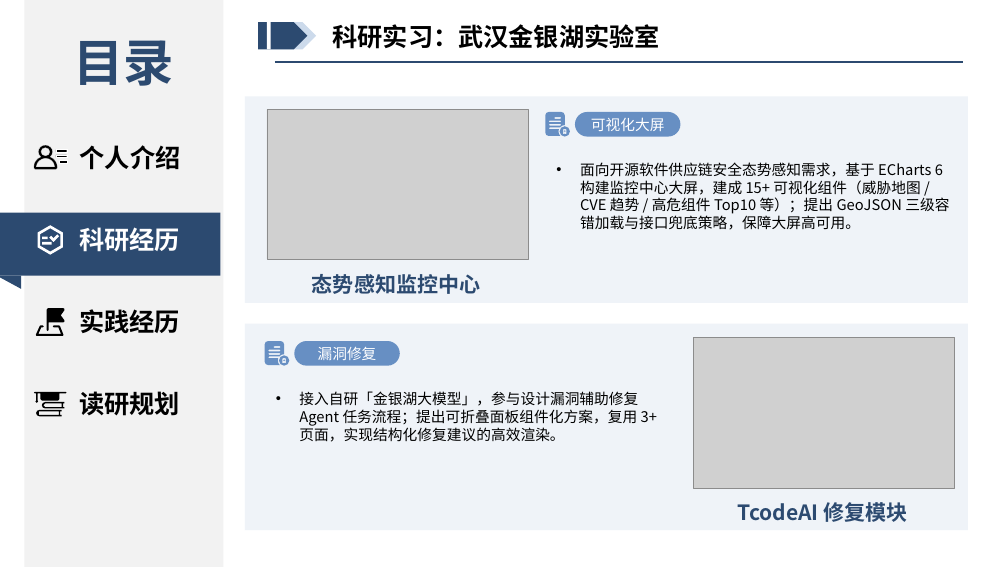
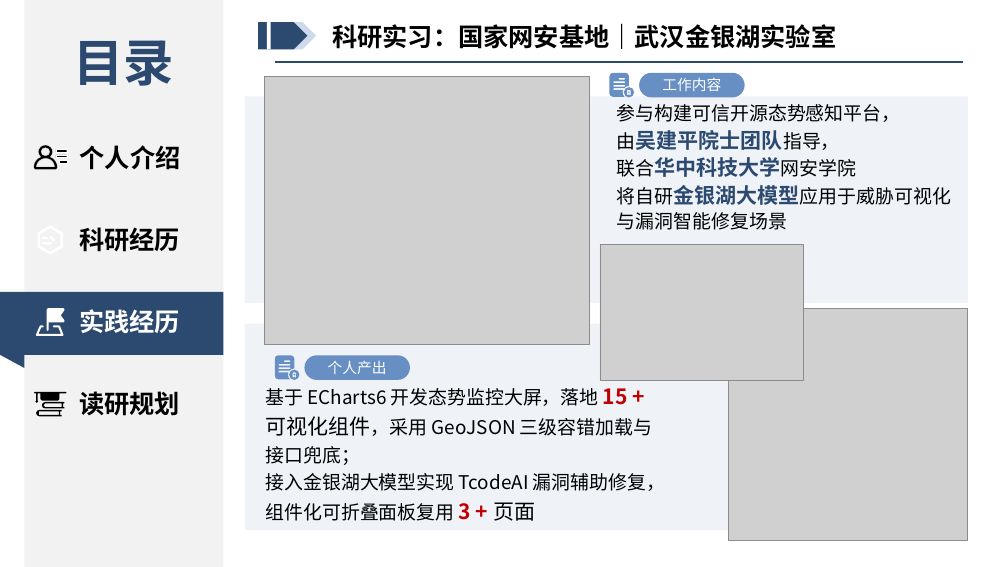
Before and after one commit to xiaofei777/exemption, a slide deck: slide 10 of 面试PPT/历史版本/推免ppt.pptx (slide 11 before the commit). Drawn at 1008x567 pixels with LibreOffice and Linux fonts; fonts in the diff are those of the drawing; grey boxes stand for pictures. Boxes give left, top, right and bottom in pixels: in the first picture for what was removed or moved away, otherwise in the second. Text is boxed around its words. In the diff, an @@ line names an element or a change of style, - is before the commit and + after.

```diff
--- a/面试PPT/历史版本/推免ppt.pptx
+++ b/面试PPT/历史版本/推免ppt.pptx
@@ text at box(332, 23, 836, 49): text changed @@
-科研实习：武汉金银湖实验室
+科研实习：国家网安基地｜武汉金银湖实验室
@@ picture added at box(265, 76, 589, 344) @@
@@ freeform shape: place and size @@
-freeform shape at box(545, 112, 570, 137)
+freeform shape at box(609, 73, 634, 98)
@@ rounded rectangle "工作内容": place and size @@
-rounded rectangle "工作内容" at box(575, 112, 681, 137)
+rounded rectangle "工作内容" at box(639, 73, 745, 98)
@@ text in rounded rectangle at box(662, 77, 721, 91): text changed @@
-可视化大屏
+工作内容
@@ picture removed at box(267, 110, 529, 259) @@
@@ text at box(617, 104, 951, 230): text changed; size 14 to 18 pt @@
-• 面向开源软件供应链安全态势感知需求，基于 ECharts 6 构建监控中心大屏，建成 15+ 可视化组件（威胁地图 / CVE 趋势 / 高危组件 Top10 等）；提出 GeoJSON 三级容错加载与接口兜底策略，保障大屏高可用。
+参与构建可信开源态势感知平台，
+由吴建平院士团队指导，
+联合华中科技大学网安学院
+将自研金银湖大模型应用于威胁可视化与漏洞智能修复场景
@@ freeform shape removed at box(51, 234, 59, 242) @@
@@ text "科研经历" at box(79, 227, 180, 252): text colour #FFFFFF to #000000 @@
@@ picture added at box(600, 245, 804, 380) @@
@@ rectangle: place and size @@
-rectangle at box(0, 212, 221, 275)
+rectangle at box(0, 292, 224, 355)
@@ text removed at box(312, 274, 480, 294) @@
-态势感知监控中心
@@ freeform shape at box(36, 309, 64, 337): fill #000000 to #FFFFFF @@
@@ text "实践经历" at box(79, 309, 180, 333): text colour #000000 to #FFFFFF @@
@@ picture: place and size @@
-picture at box(693, 337, 955, 488)
+picture at box(728, 309, 968, 541)
@@ right triangle: place and size @@
-right triangle at box(0, 276, 21, 289)
+right triangle at box(0, 355, 24, 368)
@@ freeform shape: place and size @@
-freeform shape at box(265, 341, 290, 366)
+freeform shape at box(274, 355, 299, 380)
@@ rounded rectangle "个人产出": place and size @@
-rounded rectangle "个人产出" at box(294, 341, 400, 366)
+rounded rectangle "个人产出" at box(305, 355, 411, 380)
@@ text at box(266, 388, 665, 521): text changed; size 14 to 18 pt @@
-• 接入自研「金银湖大模型」，参与设计漏洞辅助修复 Agent 任务流程；提出可折叠面板组件化方案，复用 3+ 页面，实现结构化修复建议的高效渲染。
+基于 ECharts6 开发态势监控大屏，落地 15 + 可视化组件，采用 GeoJSON 三级容错加载与接口兜底；
+接入金银湖大模型实现 TcodeAI 漏洞辅助修复，组件化可折叠面板复用 3 + 页面
@@ text in rounded rectangle at box(328, 360, 387, 374): text changed @@
-漏洞修复
+个人产出
@@ text removed at box(738, 502, 908, 522) @@
-TcodeAI 修复模块
```
Also in this commit, not shown: 8 other slides changed, 3 slides removed, 4 other files.
